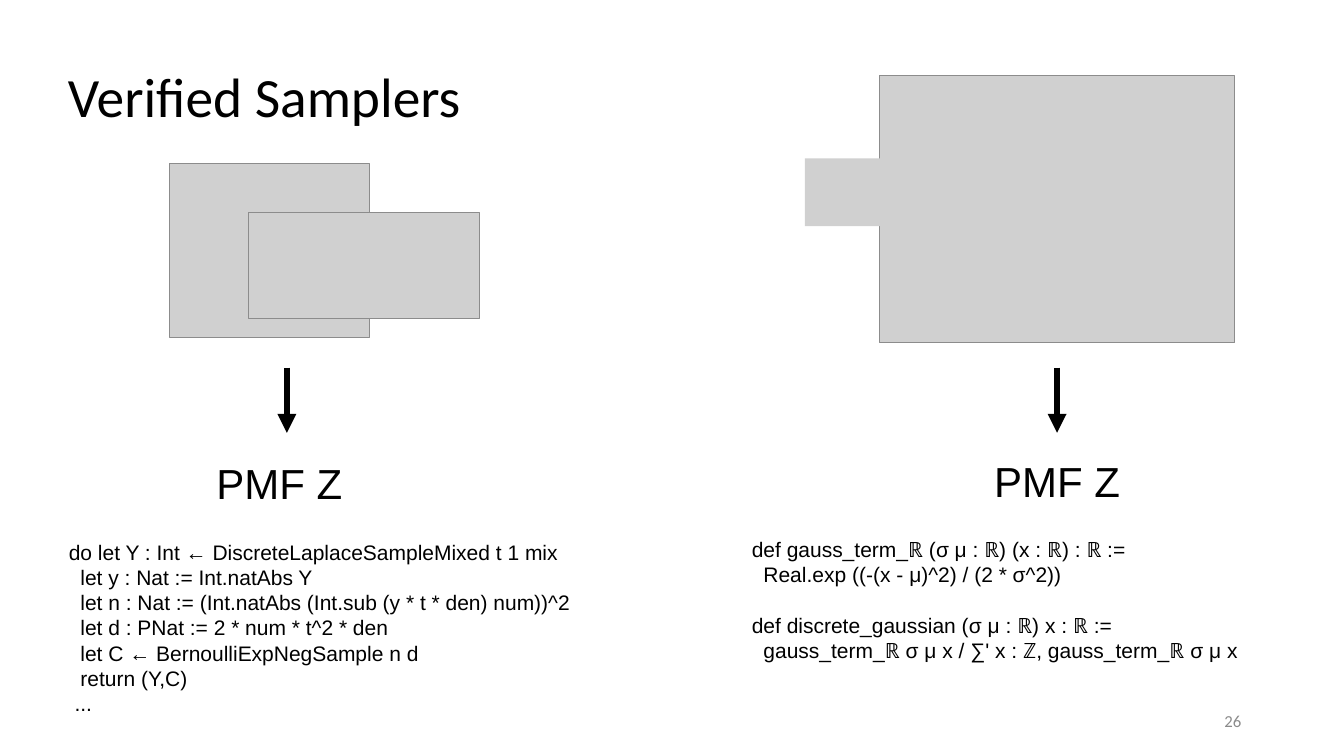
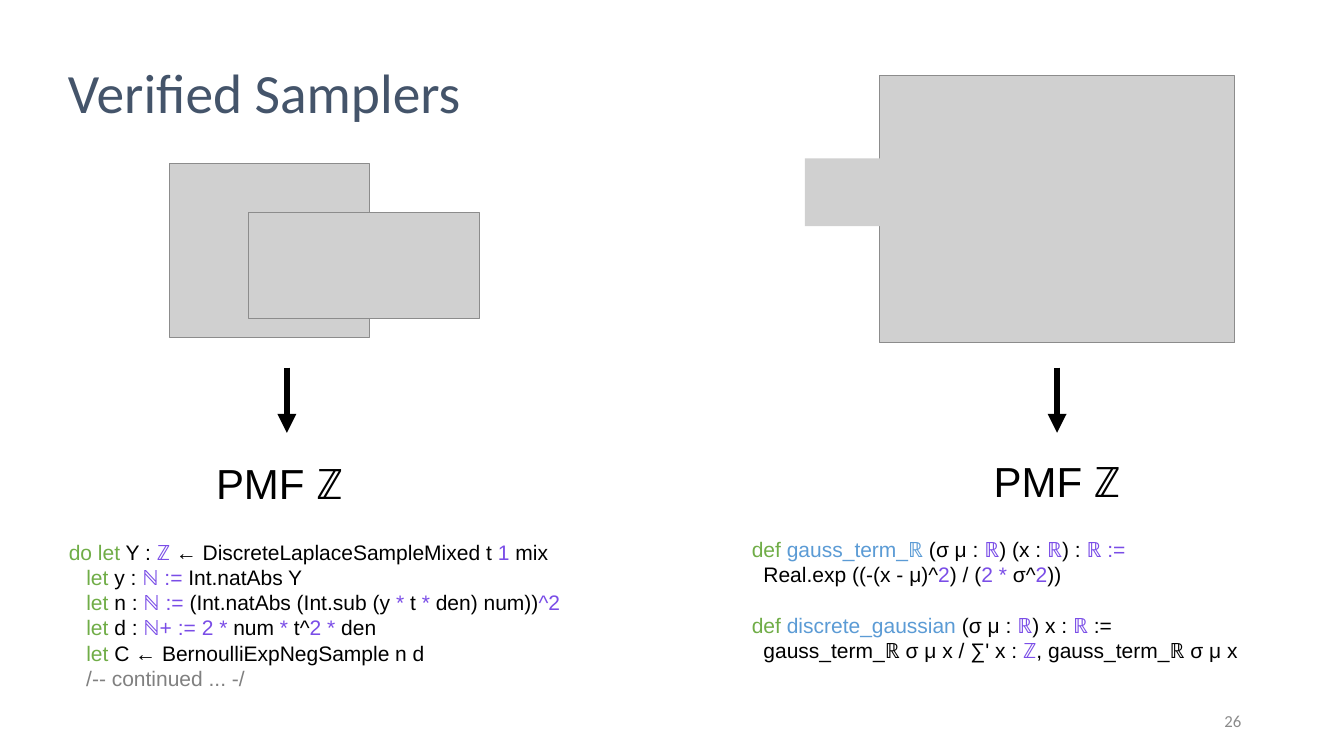
Before and after one commit to markusdemedeiros/markusdemedeiros.github.io, a slide deck: slide 26 of PLDI25 SampCert.pptx. Drawn at 1344x756 pixels with LibreOffice and Linux fonts; fonts in the diff are those of the drawing; grey boxes stand for pictures; background and template pictures are left out. Boxes give left, top, right and bottom in pixels: in the first picture for what was removed or moved away, otherwise in the second. Text is boxed around its words. In the diff, an @@ line names an element or a change of style, - is before the commit and + after.

```diff
--- a/PLDI25 SampCert.pptx
+++ b/PLDI25 SampCert.pptx
@@ text "Verified Samplers" at bbox=[68, 74, 461, 122]: text colour #000000 to #44546A; line spacing 0.9 to 0.7 @@
@@ text at bbox=[216, 469, 342, 499]: text changed @@
-PMF Z
+PMF ℤ
@@ text at bbox=[994, 467, 1120, 497]: text changed @@
-PMF Z
+PMF ℤ
@@ text "def gauss_term_ℝ (σ μ : ..." at bbox=[752, 541, 1237, 662]: text colour #000000 to #70AD47 in "def", "def"; text colour #000000 to #5B9BD5 in "gauss_term_ℝ", "discrete_gaussian"; text colour #000000 to #7A4DE7 in "ℝ) ℝ) ℝ :=", "μ)^2) (2 * σ^2))", "ℝ) ℝ", "ℤ," @@
@@ text at bbox=[69, 544, 560, 636]: text changed @@
-do let Y : Int ← DiscreteLaplaceSampleMixed t 1 mix
-let y : Nat := Int.natAbs Y
-let n : Nat := (Int.natAbs (Int.sub (y * t * den) num))^2
-let d : PNat := 2 * num * t^2 * den
+do let Y : ℤ ← DiscreteLaplaceSampleMixed t 1 mix
+let y : ℕ := Int.natAbs Y
+let n : ℕ := (Int.natAbs (Int.sub (y * t * den) num))^2
+let d : ℕ+ := 2 * num * t^2 * den
@@ text at bbox=[86, 645, 425, 665]: text colour #000000 to #70AD47 in "let" @@
@@ text at bbox=[112, 671, 203, 686]: text changed; text colour #000000 to #808080 @@
-return (Y,C)
-...
+/-- continued ... -/
```
Also in this commit, not shown: 44 other slides changed, 1 slide added.
